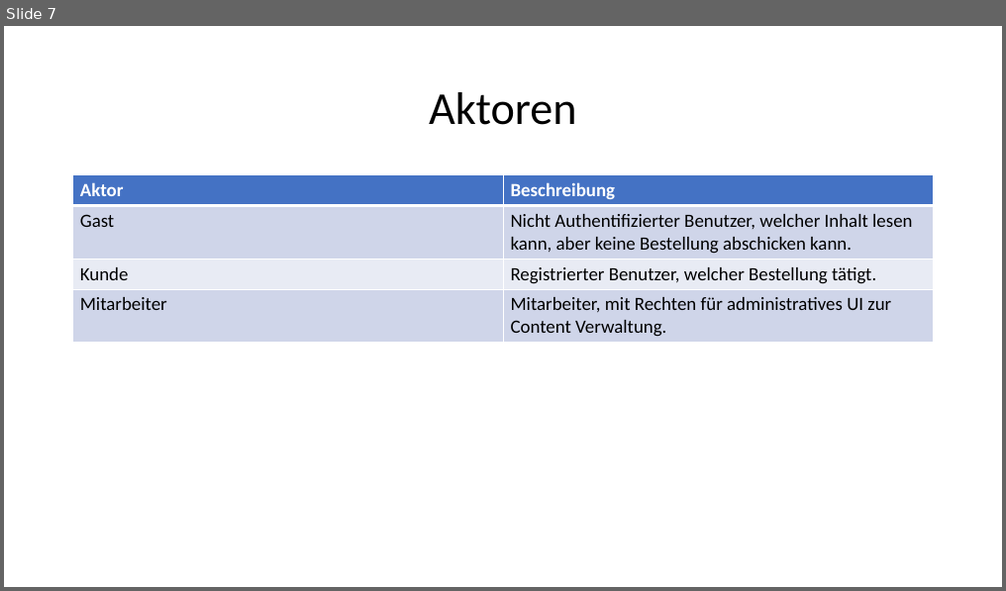
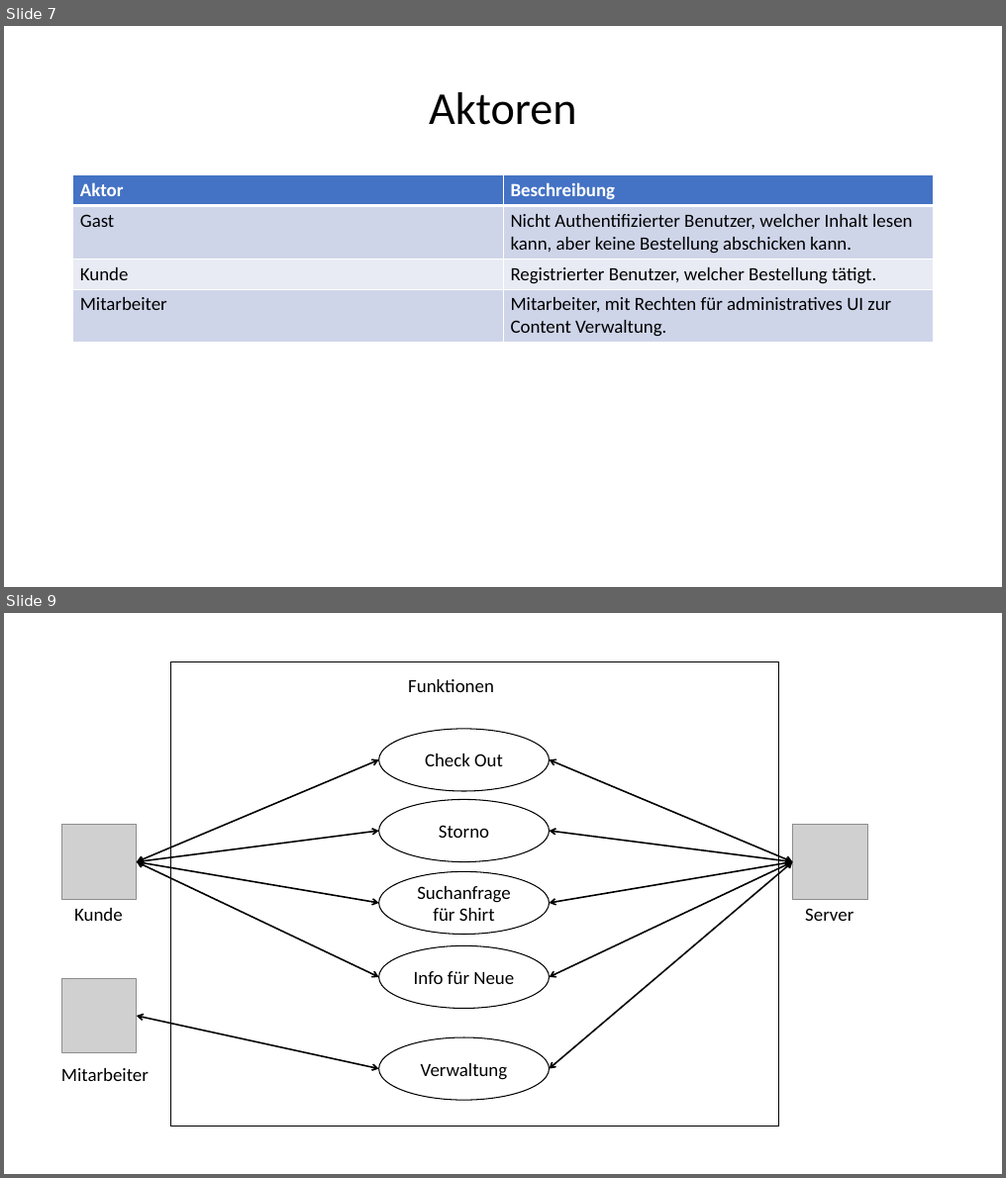
Before and after one commit to Sprayer115/render, a slide deck: Web-Technologie.pptx. Shown one above the other, each under a label of ours: slide 7 before the commit, slides 7 and 9 after it; the slides between them are not shown. The pictures are 1006x591 and 1006x1178 pixels, drawn with LibreOffice and Linux fonts; fonts in the diff are those of the drawing; grey boxes stand for pictures. Boxes give left, top, right and bottom in pixels: in the first picture for what was removed or moved away, otherwise in the second. Text is boxed around its words. In the diff, an @@ line names an element or a change of style, - is before the commit and + after.

```diff
--- a/Web-Technologie.pptx
+++ b/Web-Technologie.pptx
@@ slide 9 added at (4,613,1002,1174), background #FFFFFF @@
@@ rectangle added at (171,662,779,1127), outline #000000 1 pt @@
@@ text added at (408,679,494,692), 18 pt, text #000000 @@
+Funktionen
@@ ellipse added at (379,729,549,791), outline #000000 1 pt, 18 pt, text #000000 @@
+Check Out
@@ double arrow added from (137, 862) to (379, 760), #000000 1.5 pt @@
@@ double arrow added from (549, 760) to (793, 862), #000000 1.5 pt @@
@@ ellipse added at (379,799,549,861), outline #000000 1 pt, 18 pt, text #000000 @@
+Storno
@@ picture added at (61,825,137,900) @@
@@ double arrow added from (137, 862) to (379, 831), #000000 1.5 pt @@
@@ double arrow added from (549, 831) to (793, 862), #000000 1.5 pt @@
@@ picture added at (793,825,868,900) @@
@@ double arrow added from (137, 862) to (379, 903), #000000 1.5 pt @@
@@ double arrow added from (137, 862) to (379, 977), #000000 1.5 pt @@
@@ ellipse added at (379,872,549,934), outline #000000 1 pt, 18 pt, text #000000 @@
+Suchanfrage für Shirt
@@ double arrow added from (549, 903) to (793, 862), #000000 1.5 pt @@
@@ double arrow added from (549, 1069) to (793, 862), #000000 1.5 pt @@
@@ double arrow added from (549, 977) to (793, 862), #000000 1.5 pt @@
@@ text added at (74,908,123,921), 18 pt, text #000000 @@
+Kunde
@@ text added at (805,908,853,921), 18 pt, text #000000 @@
+Server
@@ ellipse added at (379,947,549,1008), outline #000000 1 pt, 18 pt, text #000000 @@
+Info für Neue
@@ picture added at (61,978,137,1054) @@
@@ double arrow added from (137, 1016) to (379, 1069), #000000 1.5 pt @@
@@ ellipse added at (379,1038,549,1100), outline #000000 1 pt, 18 pt, text #000000 @@
+Verwaltung
@@ text added at (61,1068,149,1081), 18 pt, text #000000 @@
+Mitarbeiter
```
Also in this commit, not shown: 1 slide changed, 5 other slides added.
